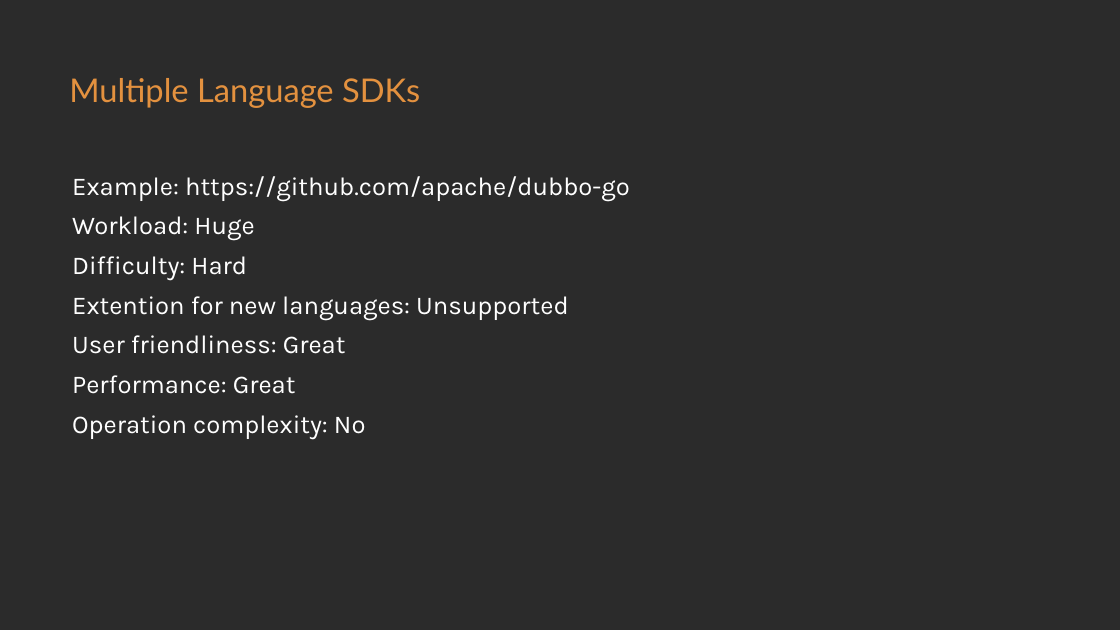
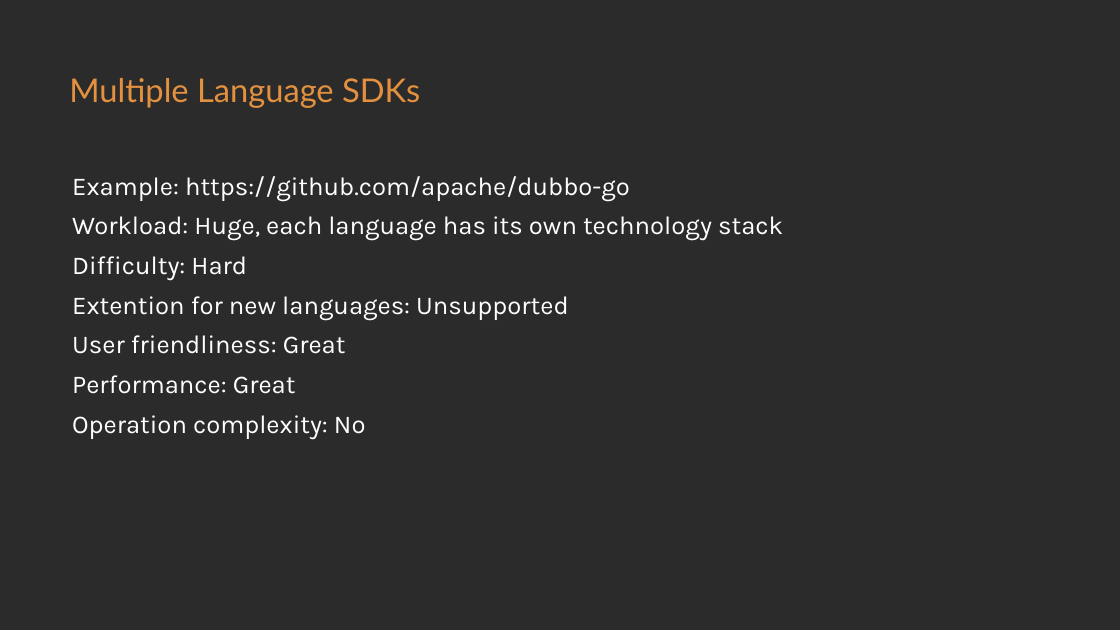
Before and after one commit to loongs-zhang/ACOCA2024-PlayWithWASM, a slide deck: slide 11 of PlayWithWASM.pptx (slide 10 before the commit). Drawn at 1120x630 pixels with LibreOffice and Linux fonts; fonts in the diff are those of the drawing; background and template pictures are left out; a plain dark background stands for a picture behind light text. Boxes give left, top, right and bottom in pixels: in the first picture for what was removed or moved away, otherwise in the second. Text is boxed around its words. In the diff, an @@ line names an element or a change of style, - is before the commit and + after.

```diff
--- a/PlayWithWASM.pptx
+++ b/PlayWithWASM.pptx
@@ text at <box>72,216,783,240</box>: text changed @@
-Workload: Huge
+Workload: Huge, each language has its own technology stack
```
Also in this commit, not shown: 5 other slides changed, 1 slide added, 13 other files.
